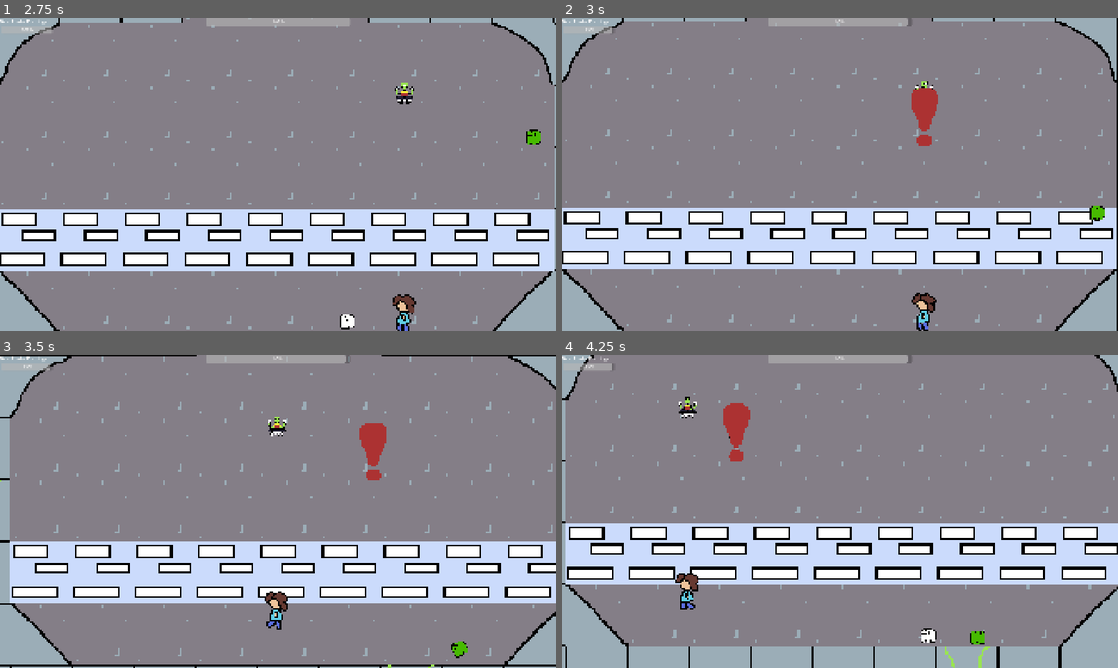
Above: before the commit, frames 1-4 (two rows, left to right).
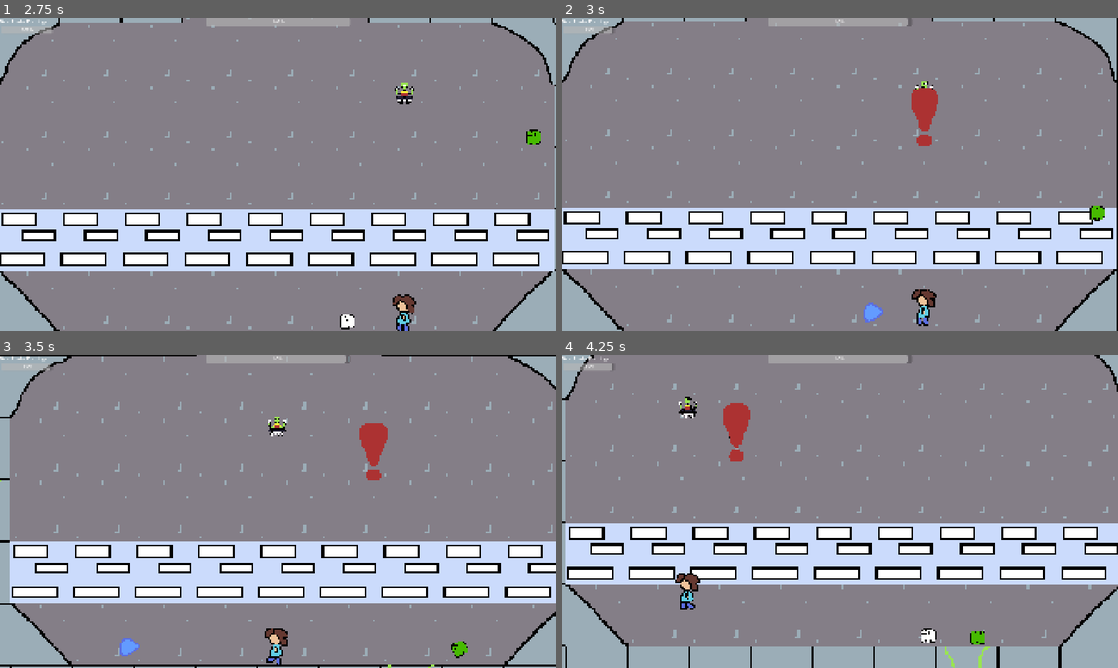
Above: after the commit, the same moments.

Repository: juliolegrandsage/bass_rush
Game: Godot game, scene res://scenes/bosses_scenes/boss1.tscn
The game is run twice, just before and just after one commit, with the same random seed, the same clock (stepped at 60 frames per second) and the same inputs. This scene is started directly instead of the project's main scene.
Inputs (mouse positions are in pixels of both pictures, inside the frame that each line leads up to):
- Up to frame 1 (2.75 s): tap Enter (ui_accept) at 0.5, 0.77, 1.52 s; move the mouse to (250, 237) at 0.52 s; hold Right (ui_right) 0.53-2.03 s; right-click (250, 237) at 0.6 s; move the mouse to (444, 221) at 1.27 s; tap X (shoot) at 1.35 s; move the mouse to (111, 127) at 2.02 s; hold Left (ui_left) from 2.03 s (still down); right-click (111, 127) at 2.1 s
- Up to frame 2 (3 s): keep holding Left (ui_left); move the mouse to (867, 174) at 2.77 s; tap X (shoot) at 2.85 s
- Up to frame 3 (3.5 s): keep holding Left (ui_left); tap Enter (ui_accept) at 3.02 s
- Up to frame 4 (4.25 s): keep holding Left (ui_left); move the mouse to (756, 433) at 3.52 s; right-click (756, 433) at 3.6 s; tap Enter (ui_accept) at 3.77 s

Frame 1 is identical in both runs. In frame 2, 0.5% of the frame differs, in the area x 54-68%, y 35-100%; in frame 3, 0.8%, in the area x 21-70%, y 23-99%; in frame 4, less than 0.1%.

Commit message:
added thangs

Diff:
--- a/project.godot
+++ b/project.godot
@@ -91,3 +91,4 @@
 
 textures/canvas_textures/default_texture_filter=0
 rendering_device/driver.windows="d3d12"
+textures/vram_compression/import_etc2_astc=true
--- a/scenes/projectile.tscn
+++ b/scenes/projectile.tscn
@@ -27,6 +27,11 @@
 scale = Vector2(1, 0.9999999)
 shape = SubResource("RectangleShape2D_c8fcr")
 
+[node name="Timer2" type="Timer" parent="." unique_id=1700375265]
+wait_time = 0.7
+one_shot = true
+
 [connection signal="timeout" from="Timer" to="." method="_on_timer_timeout"]
 [connection signal="area_entered" from="Area2D" to="." method="_on_area_2d_area_entered"]
 [connection signal="body_entered" from="Area2D" to="." method="_on_area_2d_body_entered"]
+[connection signal="timeout" from="Timer2" to="." method="_on_timer_2_timeout"]
--- a/scenes/space_cherub.tscn
+++ b/scenes/space_cherub.tscn
@@ -42,6 +42,54 @@
 "update": 0,
 "values": [Vector2(0, 0)]
 }
+tracks/1/type = "bezier"
+tracks/1/imported = false
+tracks/1/enabled = true
+tracks/1/path = NodePath(".:scale:x")
+tracks/1/interp = 1
+tracks/1/loop_wrap = true
+tracks/1/keys = {
+"handle_modes": PackedInt32Array(0),
+"points": PackedFloat32Array(1, -0.25, 0, 0.25, 0),
+"times": PackedFloat32Array(0)
+}
+tracks/2/type = "bezier"
+tracks/2/imported = false
+tracks/2/enabled = true
+tracks/2/path = NodePath(".:scale:y")
+tracks/2/interp = 1
+tracks/2/loop_wrap = true
+tracks/2/keys = {
+"handle_modes": PackedInt32Array(0),
+"points": PackedFloat32Array(1, -0.25, 0, 0.25, 0),
+"times": PackedFloat32Array(0)
+}
+
+[sub_resource type="Animation" id="Animation_jukti"]
+resource_name = "hit"
+length = 0.775
+tracks/0/type = "bezier"
+tracks/0/imported = false
+tracks/0/enabled = true
+tracks/0/path = NodePath(".:scale:x")
+tracks/0/interp = 1
+tracks/0/loop_wrap = true
+tracks/0/keys = {
+"handle_modes": PackedInt32Array(2, 2, 0),
+"points": PackedFloat32Array(1, -0.25, 0, 0.25, 0, 0.535, -0.068333335, 0.0775, 0, 0, 1, -0.25, 0, 0.25, 0),
+"times": PackedFloat32Array(0, 0.41, 0.76666665)
+}
+tracks/1/type = "bezier"
+tracks/1/imported = false
+tracks/1/enabled = true
+tracks/1/path = NodePath(".:scale:y")
+tracks/1/interp = 1
+tracks/1/loop_wrap = true
+tracks/1/keys = {
+"handle_modes": PackedInt32Array(2, 2, 0),
+"points": PackedFloat32Array(1, -0.25, 0, 0.25, 0, 0.535, -0.068333335, 0.0775, 0, 0, 1, -0.25, 0, 0.25, 0),
+"times": PackedFloat32Array(0, 0.41, 0.76666665)
+}
 
 [sub_resource type="Animation" id="Animation_h4vnt"]
 resource_name = "idle"
@@ -62,6 +110,7 @@
 [sub_resource type="AnimationLibrary" id="AnimationLibrary_jukti"]
 _data = {
 &"RESET": SubResource("Animation_kufl5"),
+&"hit": SubResource("Animation_jukti"),
 &"idle": SubResource("Animation_h4vnt")
 }
 
@@ -83,4 +132,9 @@
 wait_time = 0.061
 one_shot = true
 
+[node name="Timer" type="Timer" parent="." unique_id=1119003956]
+wait_time = 0.081
+one_shot = true
+
 [connection signal="timeout" from="explode_timer" to="." method="_on_explode_timer_timeout"]
+[connection signal="timeout" from="Timer" to="." method="_on_timer_timeout"]
--- a/scripts/player.gd
+++ b/scripts/player.gd
@@ -166,7 +166,7 @@
 
 func take_damage(damage):
 	health -= damage
-
+	velocity.y = -150
 
 
 
--- a/scripts/projectile.gd
+++ b/scripts/projectile.gd
@@ -5,7 +5,7 @@
 @export var direction := 1
 
 
-
+var body_sprite = null
 func _physics_process(delta):
 	velocity = Vector2(direction * SPEED, 0)
 	move_and_slide()
@@ -22,6 +22,5 @@
 	if body.is_in_group("enemies"):
 		body.take_damage(2)
 		print(body.health)
-		queue_free()
 	elif body.is_in_group("tilemap"):
 		queue_free()
--- a/scripts/space_cherub.gd
+++ b/scripts/space_cherub.gd
@@ -3,7 +3,7 @@
 
 const SPEED = 300.0
 const JUMP_VELOCITY = -400.0
-var health = 1
+var health = 3
 @export var player: CharacterBody2D
 
 @onready var explosion = preload("res://scenes/explosion.tscn")
@@ -47,10 +47,16 @@
 
 func take_damage(damage: int):
 	health -= damage
-
+	$AnimatedSprite2D.modulate = Color.RED
+	$Timer.start()
 
 func _on_explode_timer_timeout() -> void:
 	var explosion_asset = explosion.instantiate()
 	explosion_asset.does_affect_player = true
 	explosion_asset.global_position = global_position
 	add_sibling(explosion_asset)
+
+
+
+func _on_timer_timeout() -> void:
+		$AnimatedSprite2D.modulate = Color.WHITE
Not shown, changed: export_presets.cfg
